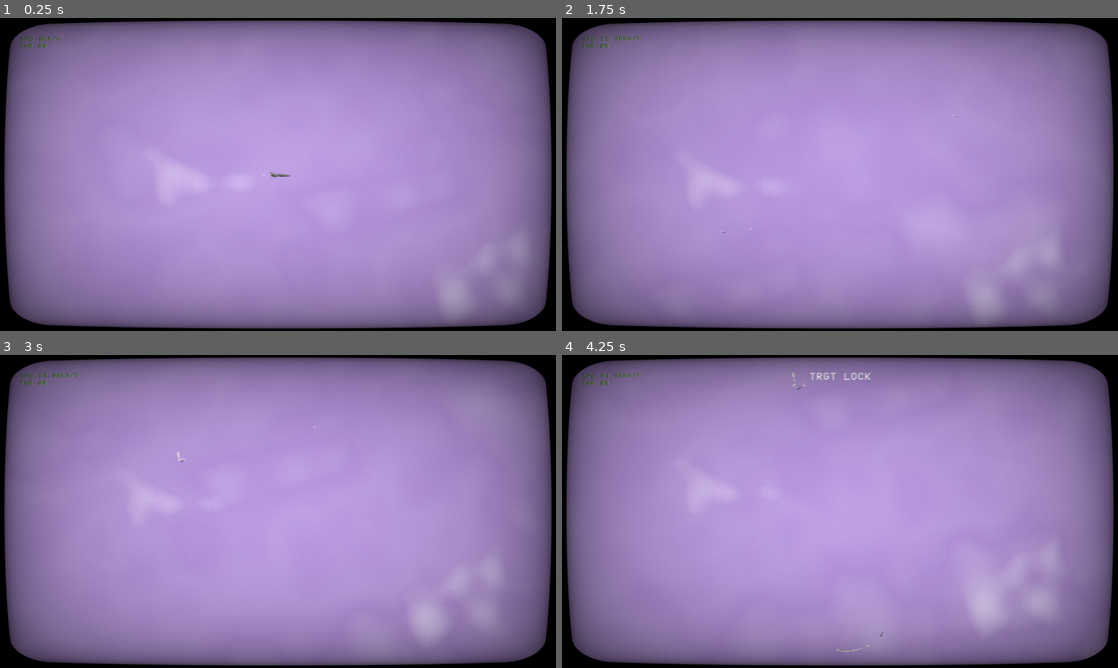
Above: before the commit, frames 1-4 (two rows, left to right).
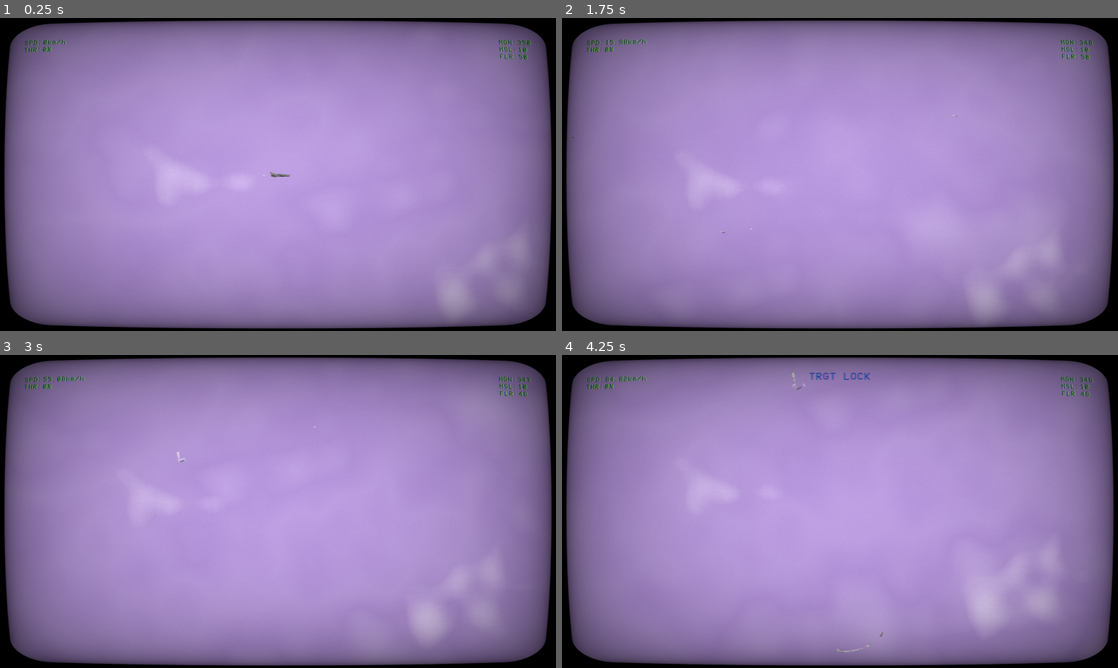
Above: after the commit, the same moments.

Repository: tm-sm/Igne-Caelum
Game: Godot game, scene res://testing2.tscn
Same seed, same stepped clock (60 frames per second), same inputs: the game is played once before the commit and once after it.
Inputs (mouse positions are in pixels of both pictures, inside the frame that each line leads up to):
- Up to frame 1 (0.25 s): no input
- Up to frame 2 (1.75 s): move the mouse to (962, 158) at 0.52 s; hold A (pitch_up) 0.53-1.28 s; tap C (change_camera_type) at 0.6 s; tap Enter at 1.25 s; move the mouse to (728, 190) at 1.27 s; hold Q (brake) from 1.28 s (still down); tap Space (fire_weapon) at 1.35 s
- Up to frame 3 (3 s): tap Space (fire_weapon) at 2 s; move the mouse to (333, 442) at 2.02 s; release Q (brake) at 2.03 s; hold E (launch_flare) 2.03-2.78 s; hold A (pitch_up) from 2.03 s (still down); tap Enter at 2.75 s; move the mouse to (250, 574) at 2.77 s; tap X (switch_target) at 2.85 s
- Up to frame 4 (4.25 s): tap Space (fire_weapon) at 3.5 s; move the mouse to (1006, 558) at 3.52 s; release A (pitch_up) at 3.53 s; hold Q (brake) from 3.53 s (still down); hold Up (weapon_selection_1) from 3.53 s (still down)

The runs differ from the first frame. In frame 1, 0.3% of the frame differs, in the area x 3-96%, y 5-14%; in frame 2, 0.4%; in frame 3, 0.4%; in frame 4, 0.5%.

Commit message:
implemented ammo

Diff:
--- a/entities/planes/scripts/BasePlane.gd
+++ b/entities/planes/scripts/BasePlane.gd
@@ -225,8 +225,17 @@
 	expl.global_position = global_position
 	expl.explode(linear_velocity)
 
-func get_sounds():
-	return $JetSound
-
-func get_missile_sensor():
+func get_sounds()->AudioStreamPlayer2D:
+	return engine_sound
+
+func get_missile_sensor()->bool:
 	return missile_launcher.targeting
+
+func get_machinegun()->MachineGun:
+	return machinegun
+
+func get_missile_launcher()->MissileLauncher:
+	return missile_launcher
+
+func get_flare_dispenser()->FlareDispenser:
+	return flare_dispenser
--- a/entities/weapons/FlareDispenser.gd
+++ b/entities/weapons/FlareDispenser.gd
@@ -7,9 +7,11 @@
 
 export(int) var salvoAmount : int = 2
 export(float) var launch_rate : float = 0.5
+export(int) var max_ammo : int = 50
 
 var attached_body
 var can_launch = true
+var ammo = max_ammo
 
 func _ready():
 	timer.start(launch_rate)
@@ -19,17 +21,22 @@
 
 func fire():
 	if can_launch:
-		var impulse = Vector2(0, 1000)
-		sound.play(0)
-		for n in salvoAmount:
-			var flare_ins = flare.instance()
-			attached_body.world.add_child(flare_ins)
-			flare_ins.apply_central_impulse(attached_body.linear_velocity + impulse.rotated(attached_body.get_rotation()))
-			flare_ins.add_collision_exception_with(attached_body)
-			flare_ins.global_position = global_position
-			impulse += Vector2(-5, 0)
-			impulse *= Vector2(1, -1)
-		can_launch = false
+		if ammo <= 0:
+			timer.stop()
+			can_launch = false
+		else:
+			var impulse = Vector2(0, 1000)
+			sound.play(0)
+			for n in salvoAmount:
+				var flare_ins = flare.instance()
+				attached_body.world.add_child(flare_ins)
+				flare_ins.apply_central_impulse(attached_body.linear_velocity + impulse.rotated(attached_body.get_rotation()))
+				flare_ins.add_collision_exception_with(attached_body)
+				flare_ins.global_position = global_position
+				impulse += Vector2(-5, 0)
+				impulse *= Vector2(1, -1)
+				ammo -= 1
+			can_launch = false
 
 func _on_Timer_timeout():
 	can_launch = true
--- a/entities/weapons/MachineGun.gd
+++ b/entities/weapons/MachineGun.gd
@@ -4,12 +4,15 @@
 export(float) var power : float = 10000
 export(String) var ammo_path : String = "res://entities/weapons/BaseBullet.tscn"
 export(float) var fire_rate_seconds : float = 0.1
+export(int) var max_ammo : float = 350
 
 onready var timer = $Timer
-onready var ammo = load(ammo_path)
+onready var ammo_type = load(ammo_path)
 onready var sound = $Gunshot
 
 var can_fire = true
+var ammo = max_ammo
+
 
 var attached_body
 
@@ -21,13 +24,18 @@
 
 func fire():
 	if can_fire:
-		sound.play(0)
-		var impulse = Vector2(attached_body.forward_speed + power, 0).rotated(attached_body.get_rotation())
-		var ammo_ins = ammo.instance()
-		add_child(ammo_ins)
-		ammo_ins.fire(impulse)
-		ammo_ins.add_collision_exception_with(attached_body)
-		can_fire = false
+		if ammo <= 0:
+			timer.stop()
+			can_fire = false
+		else:
+			sound.play(0)
+			var impulse = Vector2(attached_body.forward_speed + power, 0).rotated(attached_body.get_rotation())
+			var ammo_ins = ammo_type.instance()
+			add_child(ammo_ins)
+			ammo_ins.fire(impulse)
+			ammo_ins.add_collision_exception_with(attached_body)
+			can_fire = false
+			ammo -= 1
 
 
 func _on_Timer_timeout():
--- a/entities/weapons/Missile.tscn
+++ b/entities/weapons/Missile.tscn
@@ -56,7 +56,7 @@
 }
 
 [sub_resource type="CircleShape2D" id=22]
-radius = 206.039
+radius = 158.051
 
 [node name="Missile" type="RigidBody2D"]
 position = Vector2( -90, 0 )
@@ -106,7 +106,7 @@
 monitorable = false
 
 [node name="CollisionShape2D" type="CollisionShape2D" parent="ArmingDistance"]
-position = Vector2( 253, 0 )
+position = Vector2( 209, 0 )
 shape = SubResource( 22 )
 
 [node name="Timer" type="Timer" parent="."]
--- a/entities/weapons/MissileLauncher.gd
+++ b/entities/weapons/MissileLauncher.gd
@@ -3,11 +3,13 @@
 
 export(String) var ammo_path : String = "res://entities/weapons/Missile.tscn"
 export(float) var cooldown : float = 5
+export(int) var max_ammo : int = 10
 
-onready var ammo = load(ammo_path)
+onready var ammo_type = load(ammo_path)
 onready var timer = $Timer
 onready var reciever = $TargetReciever
 
+var ammo = max_ammo
 var can_fire = true
 
 var targeting = false
@@ -18,31 +20,37 @@
 
 func fire():
 	if can_fire:
-		var missile_ins = ammo.instance()
-		missile_ins.rotation = attached_body.get_rotation()
-		attached_body.world.add_child(missile_ins)
-		missile_ins.global_position = global_position
-		missile_ins.apply_central_impulse(attached_body.linear_velocity)
-		missile_ins.add_collision_exception_with(attached_body)
-		missile_ins.fire()
-		missile_ins.world = attached_body.world
-		missile_ins.connect("destroyed", attached_body, "_on_missile_destroyed")
-		can_fire = false
-		timer.start(cooldown)
+		if ammo <= 0:
+			timer.stop()
+			can_fire = false
+		else:
+			var missile_ins = ammo_type.instance()
+			missile_ins.rotation = attached_body.get_rotation()
+			attached_body.world.add_child(missile_ins)
+			missile_ins.global_position = global_position
+			missile_ins.apply_central_impulse(attached_body.linear_velocity)
+			missile_ins.add_collision_exception_with(attached_body)
+			missile_ins.fire()
+			missile_ins.world = attached_body.world
+			missile_ins.connect("destroyed", attached_body, "_on_missile_destroyed")
+			ammo -= 1
+			can_fire = false
+			timer.start(cooldown)
 
 func _process(_delta):
-	targeting = false
-	var targets = reciever.get_overlapping_bodies()
-	for t in targets:
-		if t.is_in_group("heat_emitter"):
-			targeting = true
-			break
+	if can_fire:
+		targeting = false
+		var targets = reciever.get_overlapping_bodies()
+		for t in targets:
+			if t.is_in_group("heat_emitter"):
+				targeting = true
+				break
 
 func _on_Timer_timeout():
 	can_fire = true
 
-func get_most_likely_target():
-	if targeting:
+func get_most_likely_target()->Object:
+	if targeting and can_fire:
 		var targets = reciever.get_overlapping_bodies()
 		var closest_target = null
 		var closest_dist
@@ -53,3 +61,4 @@
 				closest_target = t
 				closest_dist = dist
 		return closest_target
+	return null
--- a/ui/GUI.tscn
+++ b/ui/GUI.tscn
@@ -1,6 +1,5 @@
-[gd_scene load_steps=16 format=2]
-
-[ext_resource path="res://ui/VHS_font.tres" type="DynamicFont" id=1]
+[gd_scene load_steps=11 format=2]
+
 [ext_resource path="res://ui/GUI_theme.tres" type="Theme" id=2]
 [ext_resource path="res://fonts/VCR_OSD_MONO_1.001.ttf" type="DynamicFontData" id=3]
 [ext_resource path="res://sounds/lock_on.ogg" type="AudioStream" id=4]
@@ -11,12 +10,24 @@
 
 
 var data
+
+#Info tab
 onready var speed_value = $Info/FlightInfo/Speed/Value
 onready var thrust_value = $Info/FlightInfo/Thrust/Value
+
+#Weapons Info
+onready var mg_ammo_value = $InfoWeapons/InfoWeapons/MachineGun/Value
+onready var msl_ammo_value = $InfoWeapons/InfoWeapons/Missile/Value
+onready var flr_ammo_value = $InfoWeapons/InfoWeapons/Flares/Value
+
+#Weapon states
 onready var lock_warning = $Weapons/WeaponSensors/TargetLockLabel
+onready var lock_sound = $LockOnSound
+
+#Warnings
 onready var missile_warning = $Warning/WarningSensors/LockedOnLabel
 onready var missile_warning_sound = $MissileWarning
-onready var lock_sound = $LockOnSound
+
 
 var gathering_data
 
@@ -29,6 +40,11 @@
 	if gathering_data:
 		speed_value.text = str(stepify(data.forward_speed / 2, 0.01)) + \"km/h\"
 		thrust_value.text = str(data.engine_thrust_percentage * 100) + \"%\"
+		mg_ammo_value.text = str(data.get_machinegun().ammo)
+		msl_ammo_value.text = str(data.get_missile_launcher().ammo)
+		flr_ammo_value.text = str(data.get_flare_dispenser().ammo)
+
+
 		if data.get_missile_sensor():
 			lock_warning.text = \"TRGT LOCK\"
 			if not lock_sound.playing:
@@ -51,20 +67,6 @@
 	lock_warning.text = \"\"
 	missile_warning.text = \"CONNECTION LOST\"
 "
-
-[sub_resource type="StyleBoxEmpty" id=36]
-
-[sub_resource type="BitmapFont" id=31]
-ascent = 2.0
-
-[sub_resource type="BitmapFont" id=32]
-fallback = SubResource( 31 )
-
-[sub_resource type="Theme" id=6]
-default_font = SubResource( 32 )
-Label/colors/font_color = Color( 0.34902, 0.858824, 0.0627451, 1 )
-Label/fonts/font = ExtResource( 1 )
-PanelContainer/styles/panel = SubResource( 36 )
 
 [sub_resource type="DynamicFont" id=41]
 size = 30
@@ -351,19 +353,18 @@
 script = SubResource( 7 )
 
 [node name="Info" type="PanelContainer" parent="."]
-margin_left = 34.0
-margin_top = 38.0
-margin_right = 303.0
-margin_bottom = 180.0
+margin_left = 50.0
+margin_top = 50.0
+margin_right = 300.0
+margin_bottom = 200.0
 theme = ExtResource( 2 )
 
 [node name="FlightInfo" type="VBoxContainer" parent="Info"]
-margin_right = 269.0
-margin_bottom = 142.0
-theme = SubResource( 6 )
+margin_right = 250.0
+margin_bottom = 150.0
 
 [node name="Speed" type="HBoxContainer" parent="Info/FlightInfo"]
-margin_right = 269.0
+margin_right = 250.0
 margin_bottom = 18.0
 
 [node name="Type" type="Label" parent="Info/FlightInfo/Speed"]
@@ -379,7 +380,7 @@
 
 [node name="Thrust" type="HBoxContainer" parent="Info/FlightInfo"]
 margin_top = 22.0
-margin_right = 269.0
+margin_right = 250.0
 margin_bottom = 40.0
 
 [node name="Type" type="Label" parent="Info/FlightInfo/Thrust"]
@@ -388,6 +389,67 @@
 text = "THR:"
 
 [node name="Value" type="Label" parent="Info/FlightInfo/Thrust"]
+margin_left = 58.0
+margin_right = 98.0
+margin_bottom = 18.0
+text = "N/A"
+
+[node name="InfoWeapons" type="PanelContainer" parent="."]
+anchor_left = 1.0
+anchor_right = 1.0
+margin_left = -50.0
+margin_top = 50.0
+margin_right = -50.0
+margin_bottom = -300.0
+grow_horizontal = 0
+theme = ExtResource( 2 )
+
+[node name="InfoWeapons" type="VBoxContainer" parent="InfoWeapons"]
+margin_right = 98.0
+margin_bottom = 62.0
+
+[node name="MachineGun" type="HBoxContainer" parent="InfoWeapons/InfoWeapons"]
+margin_right = 98.0
+margin_bottom = 18.0
+
+[node name="Type" type="Label" parent="InfoWeapons/InfoWeapons/MachineGun"]
+margin_right = 54.0
+margin_bottom = 18.0
+text = "MGN:"
+
+[node name="Value" type="Label" parent="InfoWeapons/InfoWeapons/MachineGun"]
+margin_left = 58.0
+margin_right = 98.0
+margin_bottom = 18.0
+text = "N/A"
+
+[node name="Missile" type="HBoxContainer" parent="InfoWeapons/InfoWeapons"]
+margin_top = 22.0
+margin_right = 98.0
+margin_bottom = 40.0
+
+[node name="Type" type="Label" parent="InfoWeapons/InfoWeapons/Missile"]
+margin_right = 54.0
+margin_bottom = 18.0
+text = "MSL:"
+
+[node name="Value" type="Label" parent="InfoWeapons/InfoWeapons/Missile"]
+margin_left = 58.0
+margin_right = 98.0
+margin_bottom = 18.0
+text = "N/A"
+
+[node name="Flares" type="HBoxContainer" parent="InfoWeapons/InfoWeapons"]
+margin_top = 44.0
+margin_right = 98.0
+margin_bottom = 62.0
+
+[node name="Type" type="Label" parent="InfoWeapons/InfoWeapons/Flares"]
+margin_right = 54.0
+margin_bottom = 18.0
+text = "FLR:"
+
+[node name="Value" type="Label" parent="InfoWeapons/InfoWeapons/Flares"]
 margin_left = 58.0
 margin_right = 98.0
 margin_bottom = 18.0
@@ -412,6 +474,7 @@
 margin_right = 134.0
 margin_bottom = 27.0
 grow_horizontal = 2
+custom_colors/font_color = Color( 0.0196078, 0.219608, 1, 1 )
 custom_fonts/font = SubResource( 41 )
 align = 1
 uppercase = true
--- a/ui/GUI_theme.tres
+++ b/ui/GUI_theme.tres
@@ -5,5 +5,6 @@
 [sub_resource type="StyleBoxEmpty" id=34]
 
 [resource]
+Label/colors/font_color = Color( 0.00784314, 1, 0, 1 )
 Label/fonts/font = ExtResource( 1 )
 PanelContainer/styles/panel = SubResource( 34 )
